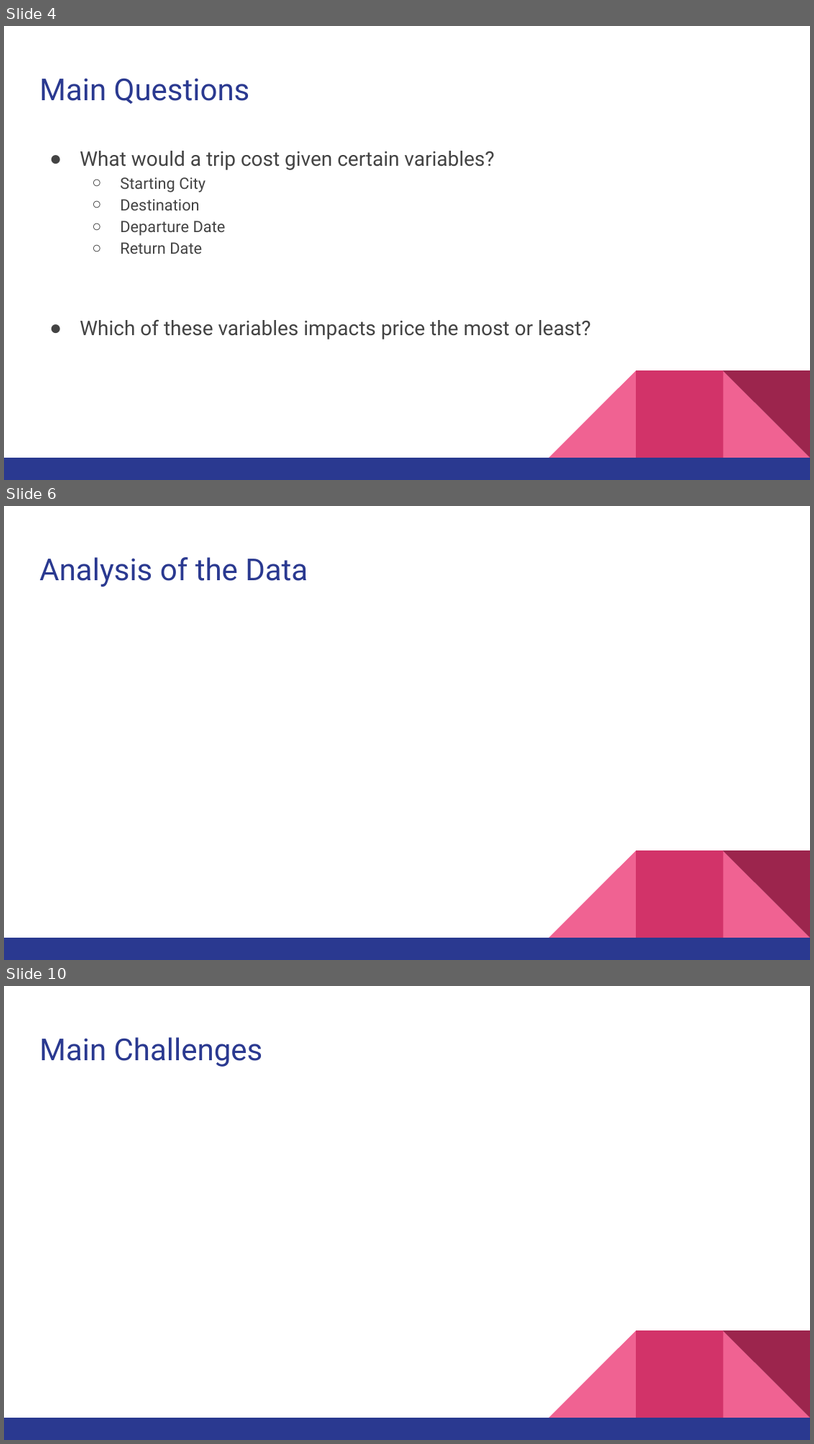
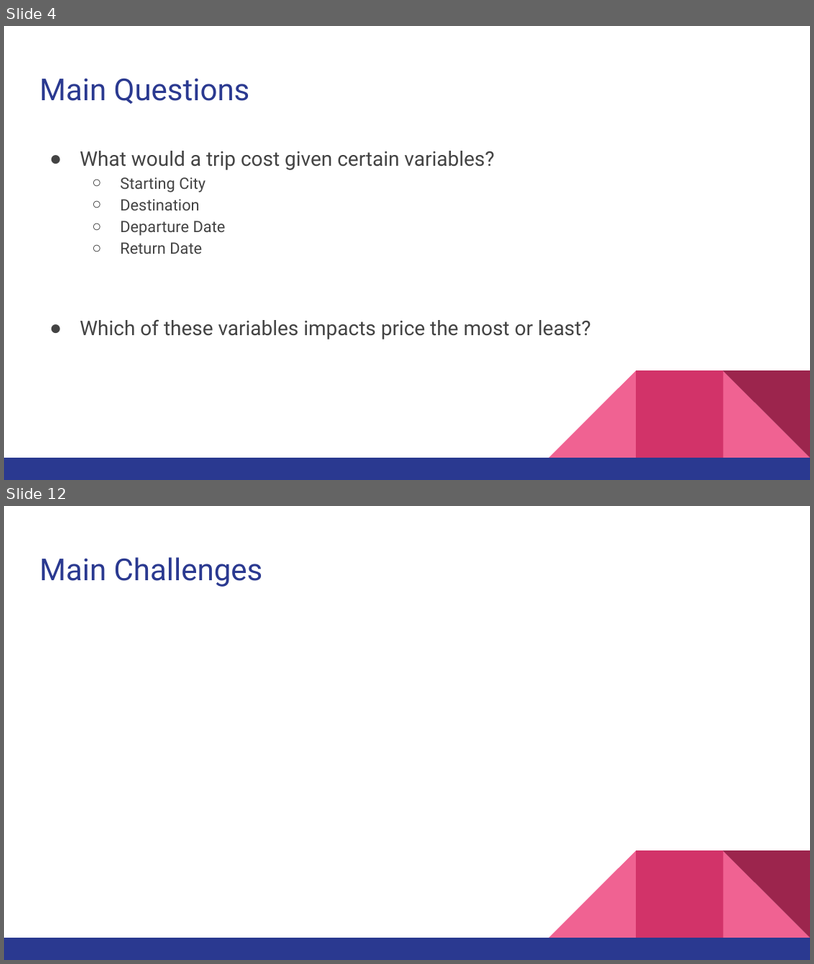
Before and after one commit to TurnerE8/Flight-Price-Predictor, a slide deck: SlideShow/Data Analytics Final Presentation.pptx. Shown one above the other, each under a label of ours: slides 4, 6 and 10 before the commit, slides 4 and 12 after it; the slides between them are not shown. The pictures are 814x1444 and 814x964 pixels, drawn with LibreOffice and Linux fonts; fonts in the diff are those of the drawing. Boxes give left, top, right and bottom in pixels: in the first picture for what was removed or moved away, otherwise in the second. Text is boxed around its words. In the diff, an @@ line names an element or a change of style, - is before the commit and + after.

```diff
--- a/SlideShow/Data Analytics Final Presentation.pptx
+++ b/SlideShow/Data Analytics Final Presentation.pptx
@@ slide 6 removed at [4,506,810,960], background #FFFFFF; not listed: 5 template elements that a slide beside it also shows @@
@@ title removed at [39,557,308,587] @@
-Analysis of the Data
@@ what was slide 10 is now slide 12 @@
```
Also in this commit, not shown: 3 slides changed, 9 slides added, 3 other slides removed.
